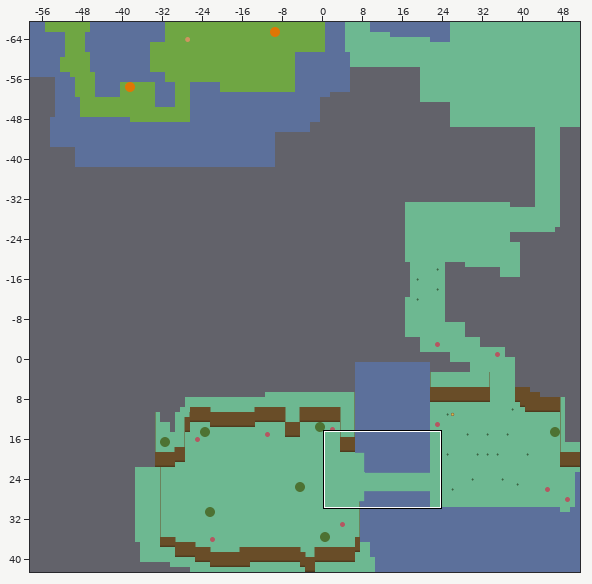
Tiled map, stored at map.tmx. The first picture is a wide view before the edit; the outline marks the close-up.
Close-up. Before the edit:
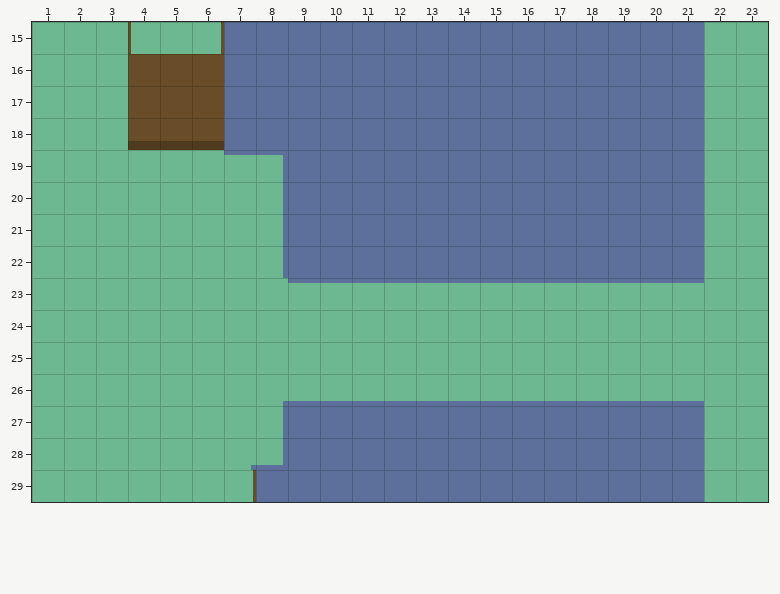
Cells are 32x32 px. Shown: x 1..23, y 15..29. The commit also changed other parts of the map, which this record leaves out. Layer "sol_layer" is drawn 0,160 px off the grid.
The same view after the edit:
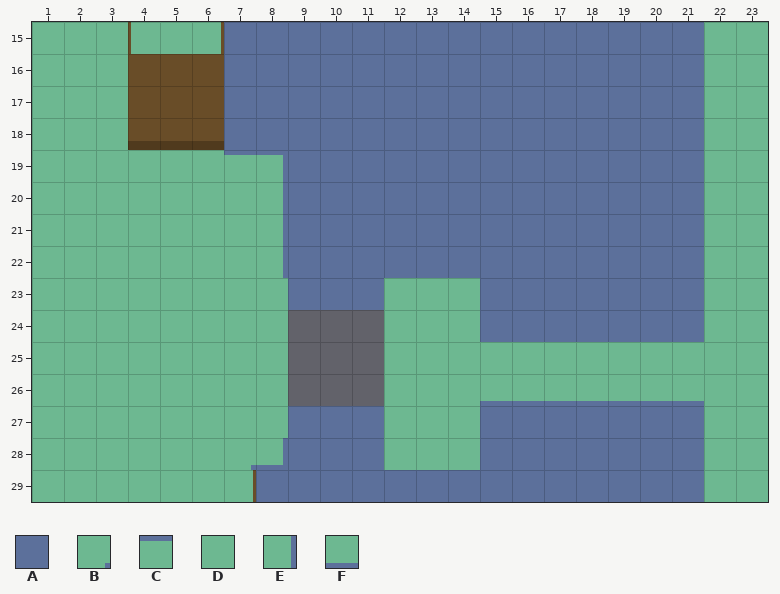
Key: from "tileset": A 0, B 261, C 265, D 301, E 302, F 337.
_ is an empty cell.
From old to new:
Layer "sol_layer":
Tile D is added in rows 22 to 23 at x 12 to 14.
The edit erases tile D in rows 18 to 19 at x 9 to 11 and 15 to 21; in rows 20 to 21 at x 9 to 11.
Layer "murs_layer":
Tile A replaces tile C in row 23 at x 9 to 11 and 15 to 21.
Tile A is added in row 24 at x 15 to 21.
The edit erases tile A in rows 27 to 28 at x 12 to 14.
The edit erases tile B in row 26 at x 8.
The edit erases tile C in row 23 at x 12 to 14.
The edit erases tile E in row 27 at x 8.
The edit erases tile F in row 26 at x 9 to 14.
